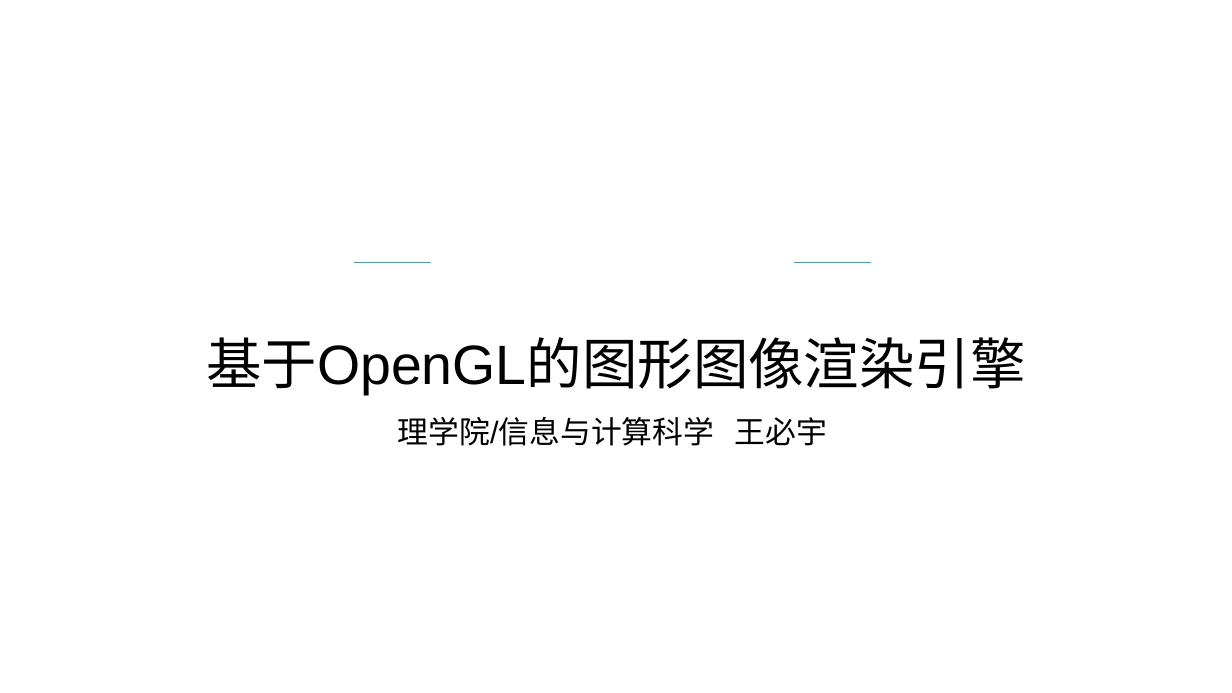
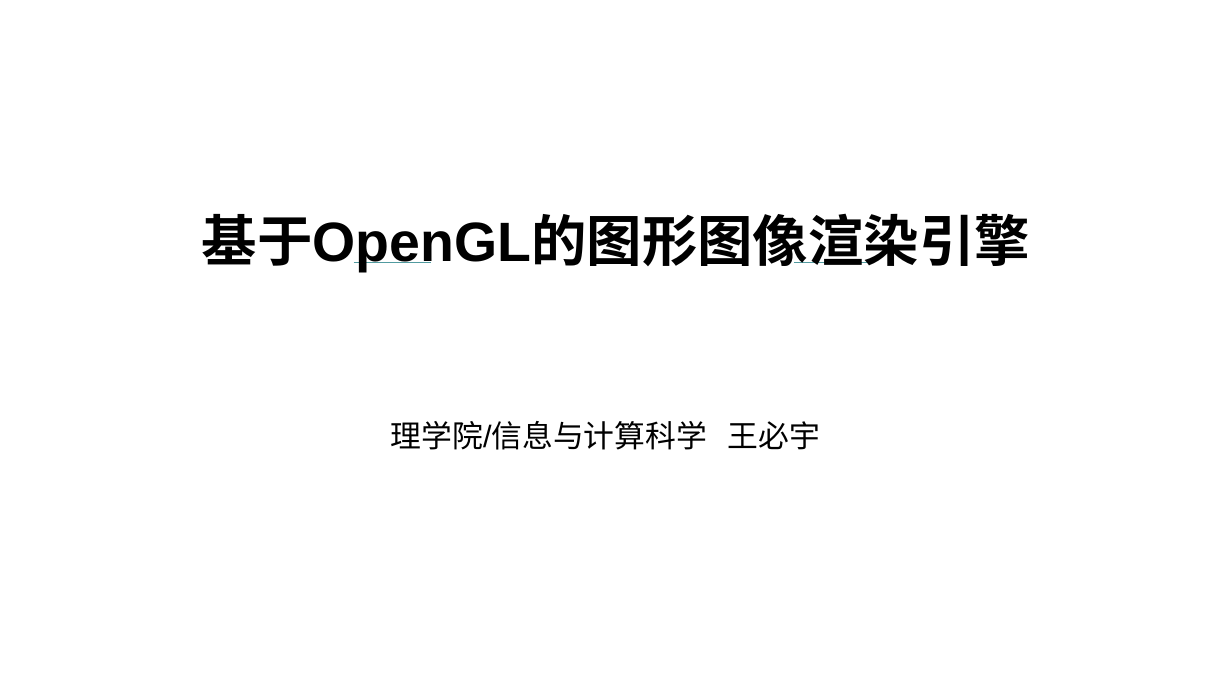
Before and after one commit to atom-chen/Main, a slide deck: slide 1 of OpenGL/答辩PPT.pptx. Drawn at 1232x693 pixels with LibreOffice and Linux fonts; fonts in the diff are those of the drawing. Boxes give left, top, right and bottom in pixels: in the first picture for what was removed or moved away, otherwise in the second. Text is boxed around its words. In the diff, an @@ line names an element or a change of style, - is before the commit and + after.

```diff
--- a/OpenGL/答辩PPT.pptx
+++ b/OpenGL/答辩PPT.pptx
@@ title "基于OpenGL的图形图像渲染引擎": place and size @@
-title "基于OpenGL的图形图像渲染引擎" at <box>206,337,1025,396</box>
+title "基于OpenGL的图形图像渲染引擎" at <box>202,213,1030,273</box>
@@ title "基于OpenGL的图形图像渲染引擎" at <box>202,213,1030,273</box>: bold on @@
@@ subtitle "理学院/信息与计算科学 王必宇": place and size @@
-subtitle "理学院/信息与计算科学 王必宇" at <box>398,417,827,446</box>
+subtitle "理学院/信息与计算科学 王必宇" at <box>391,421,820,450</box>
```
Also in this commit, not shown: 18 other slides changed, 1 slide removed, 50 other files.
